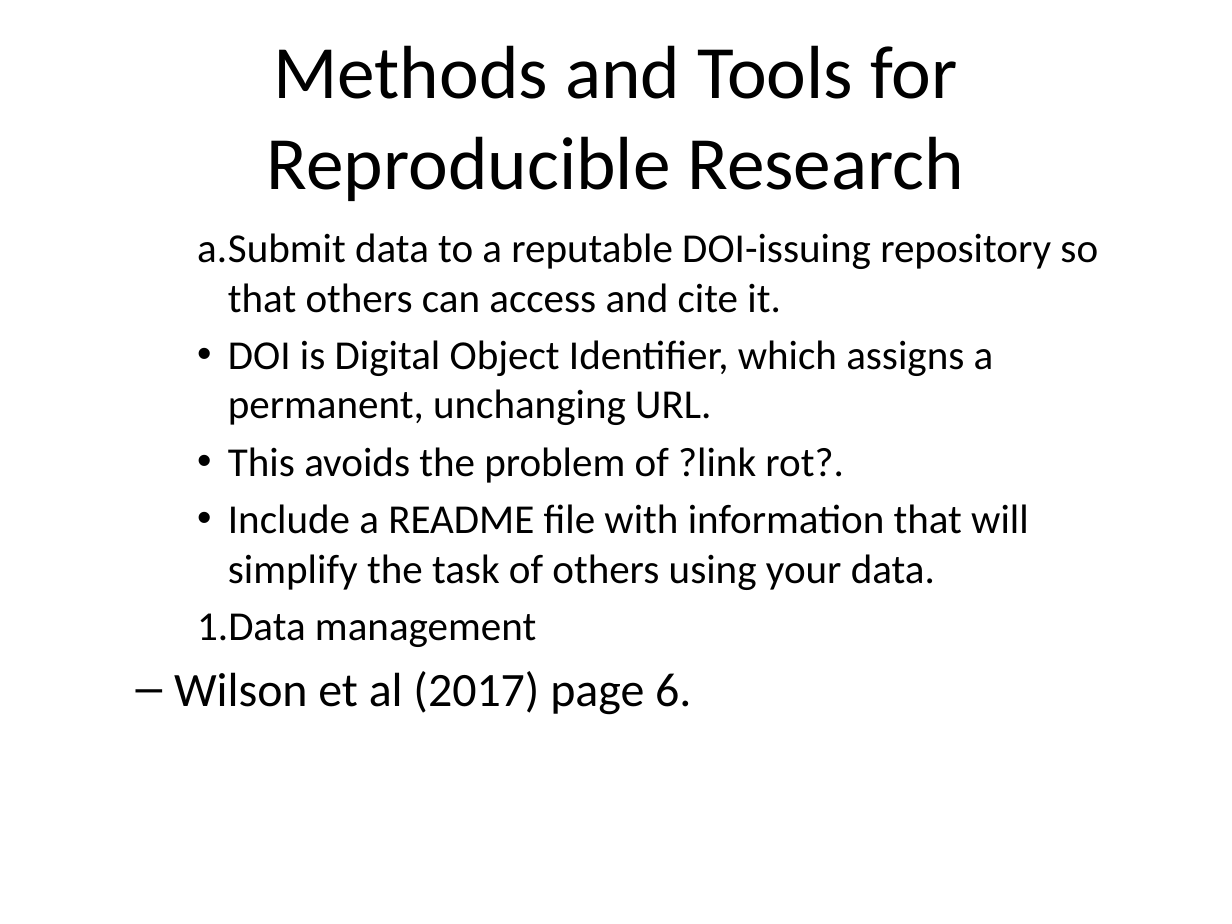
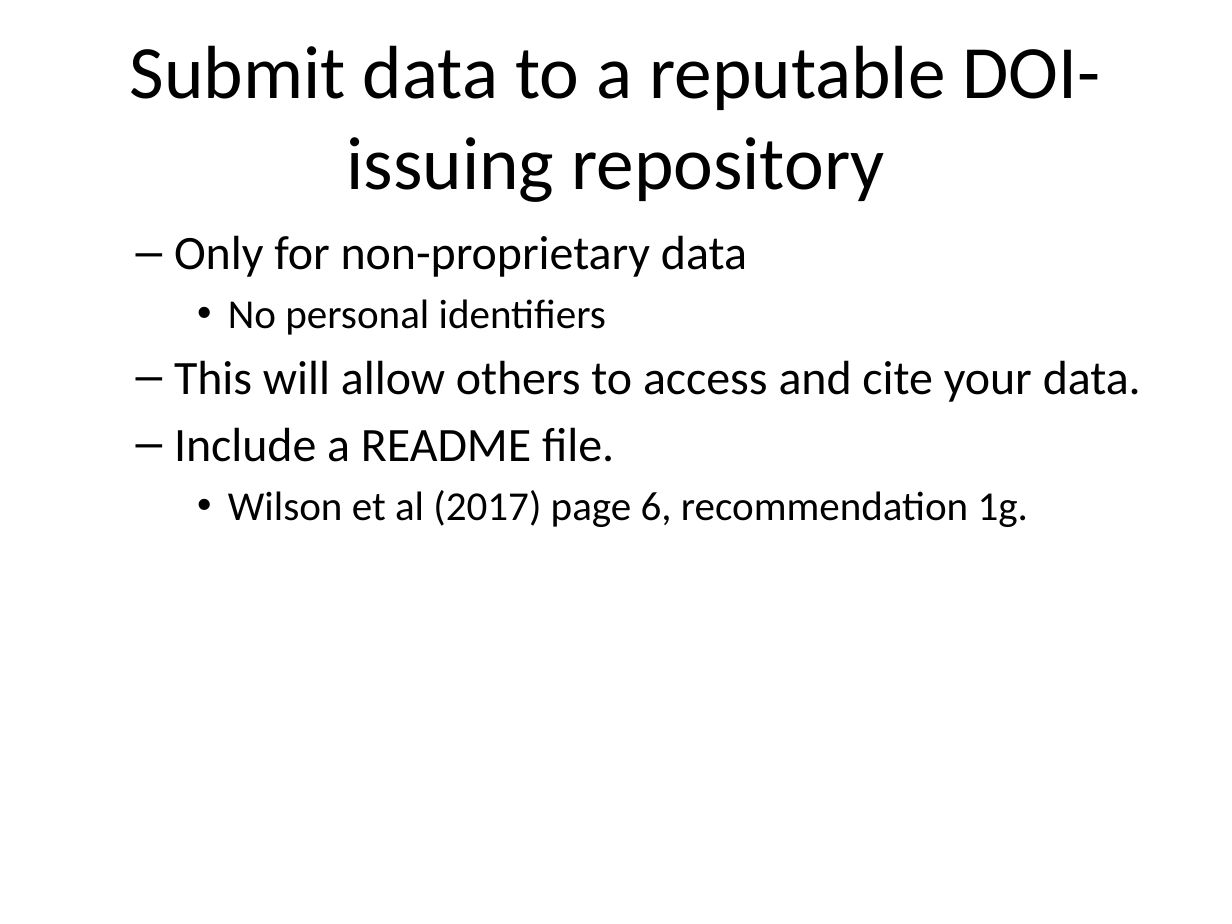
Before and after one commit to pmean/introduction-to-SAS, a slide deck: slide 19 of basics0/src/reproducible-research.pptx (slide 18 before the commit). Drawn at 1232x924 pixels with LibreOffice and Linux fonts; fonts in the diff are those of the drawing. Boxes give left, top, right and bottom in pixels: in the first picture for what was removed or moved away, otherwise in the second. Text is boxed around its words. In the diff, an @@ line names an element or a change of style, - is before the commit and + after.

```diff
--- a/basics0/src/reproducible-research.pptx
+++ b/basics0/src/reproducible-research.pptx
@@ title at box(130, 45, 1101, 202): text changed @@
-Methods and Tools for Reproducible Research
+Submit data to a reputable DOI-issuing repository
@@ text at box(174, 235, 1141, 527): text changed; size 24 to 28 pt @@
-    a. Submit data to a reputable DOI-issuing repository so that others can access and cite it.
-    • DOI is Digital Object Identifier, which assigns a permanent, unchanging URL.
-    • This avoids the problem of ?link rot?.
-    • Include a README file with information that will simplify the task of others using your data.
-    1. Data management
-  – Wilson et al (2017) page 6.
+  – Only for non-proprietary data
+    • No personal identifiers
+  – This will allow others to access and cite your data.
+  – Include a README file.
+    • Wilson et al (2017) page 6, recommendation 1g.
```
Also in this commit, not shown: 21 other slides changed, 5 slides added, 4 slides removed, 8 other files.
